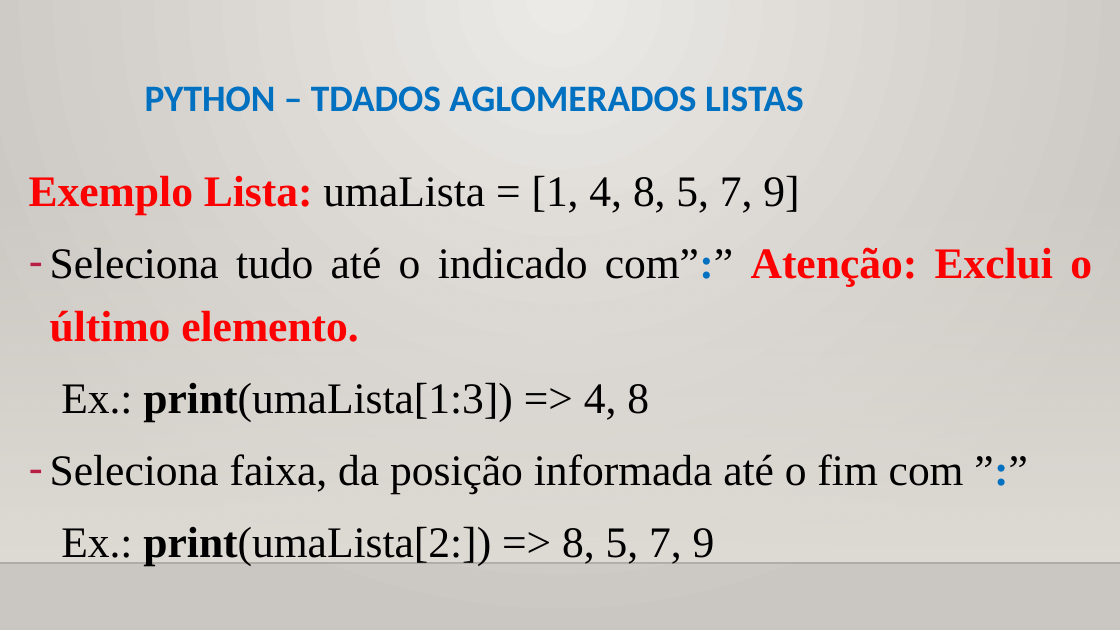
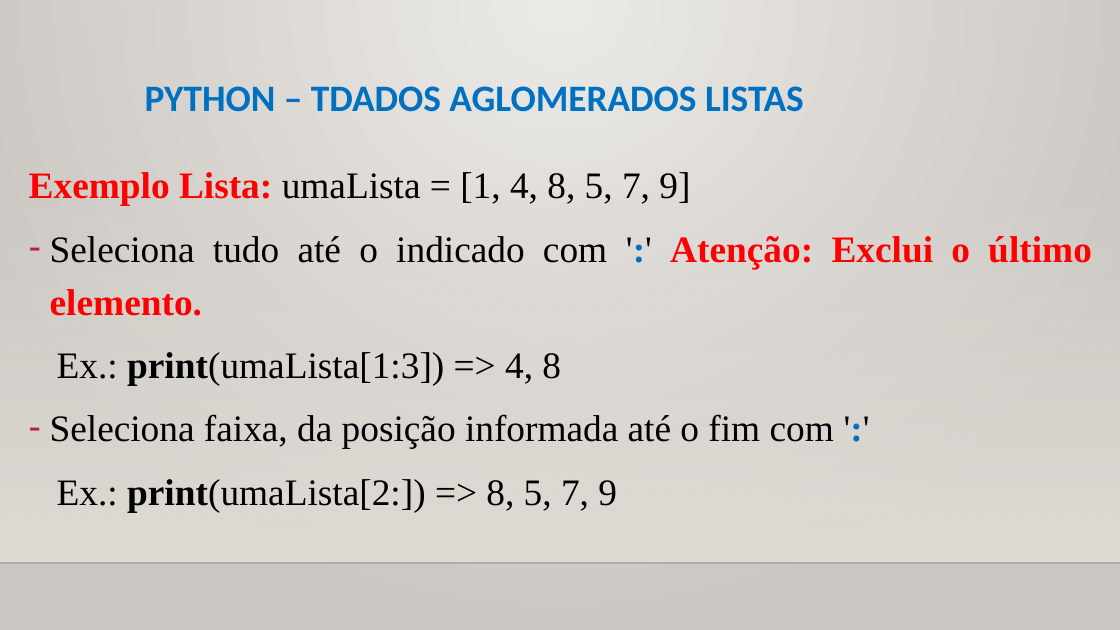
Before and after one commit to CloudEducationBrazil/WydenPythonParadigmas, a slide deck: slide 10 of 01 Classes/Aula 07 Programação Python - Tipos de Dados Aglomerados.pptx. Drawn at 1120x630 pixels with LibreOffice and Linux fonts; fonts in the diff are those of the drawing; background and template pictures are left out. Boxes give left, top, right and bottom in pixels: in the first picture for what was removed or moved away, otherwise in the second. Text is boxed around its words. In the diff, an @@ line names an element or a change of style, - is before the commit and + after.

Commit message:
Aula Python Paradigmas 09Set2025 ...

```diff
--- a/01 Classes/Aula 07 Programação Python - Tipos de Dados Aglomerados.pptx
+++ b/01 Classes/Aula 07 Programação Python - Tipos de Dados Aglomerados.pptx
@@ text at box(29, 172, 690, 512): size 28 to 24 pt in "Exemplo Lista: umaLista = [1, 4, 8, ...", "Ex.: print(umaLista[1:3]) => 4, 8", "Ex.: print(umaLista[2:]) => 8, 5, 7, 9" @@
@@ text at box(50, 236, 1092, 316): text changed; size 28 to 24 pt @@
-– Seleciona tudo até o indicado com”:” Atenção: Exclui o último elemento.
+– Seleciona tudo até o indicado com ':' Atenção: Exclui o último elemento.
@@ text at box(50, 414, 834, 449): text changed; size 28 to 24 pt @@
-– Seleciona faixa, da posição informada até o fim com ”:”
+– Seleciona faixa, da posição informada até o fim com ':'
```
Also in this commit, not shown: 13 other slides changed, 3 other files.
